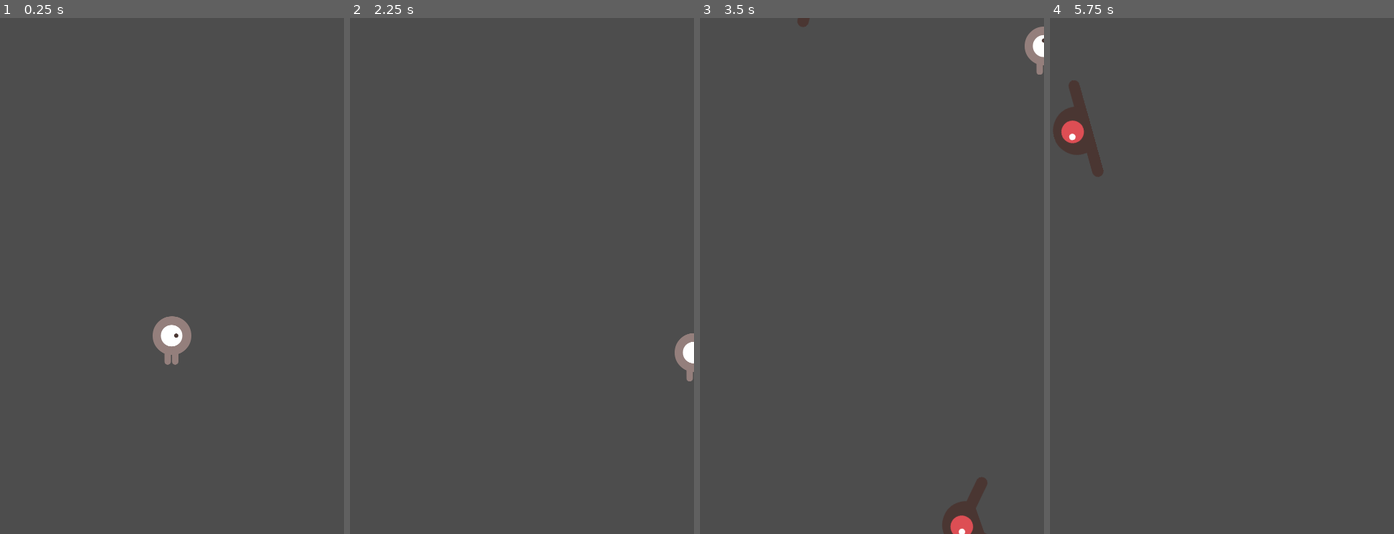
Above: before the commit, frames 1-4 (left to right).
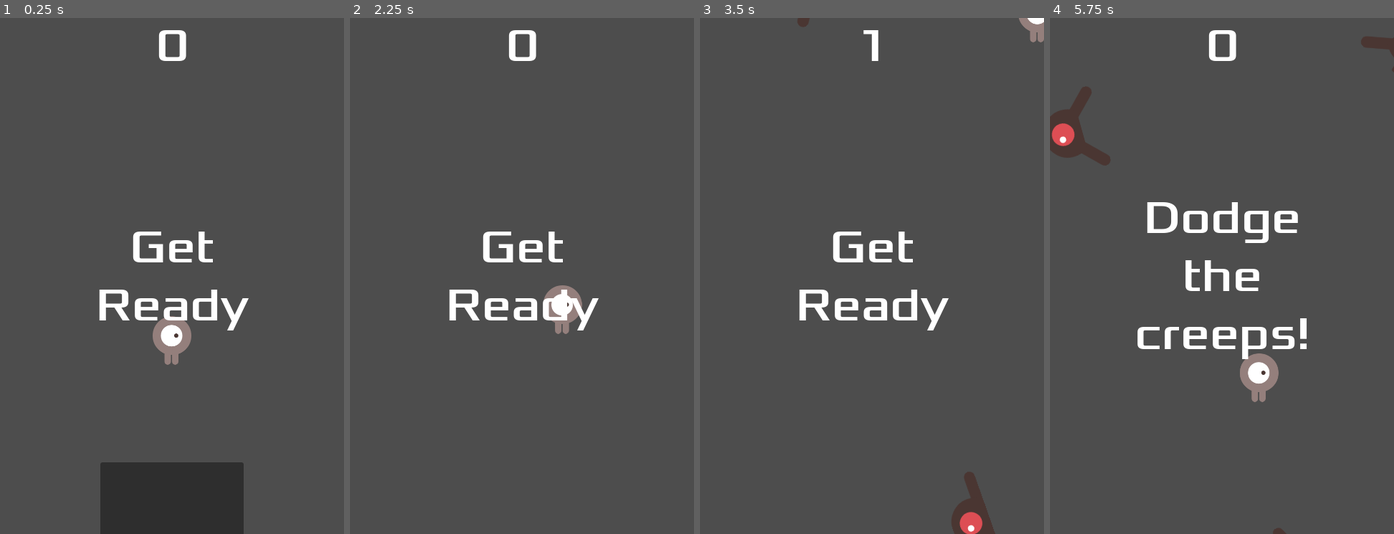
Above: after the commit, the same moments.

Repository: FelipeFik11/PRIMER-JUEGO-2D-GITHUB-
Game: Godot game, scene res://main.tscn
The game is run twice, just before and just after one commit, with the same random seed, the same clock (stepped at 60 frames per second) and the same inputs.
Inputs:
- Up to frame 1 (0.25 s): no input
- Up to frame 2 (2.25 s): tap Enter at 0.5 s; hold Up (move_up) 0.53-1.28 s; hold Right (move_rigth) 0.53-1.28 s; hold Down (move_down) 1.28-2.03 s; tap Right (move_rigth) at 1.35 s; hold Up (move_up) from 2.03 s (still down); hold Right (move_rigth) from 2.03 s (still down)
- Up to frame 3 (3.5 s): keep holding Up (move_up); release Right (move_rigth) at 2.78 s; tap Right (move_rigth) at 2.85 s
- Up to frame 4 (5.75 s): release Up (move_up) at 3.53 s; hold Right (move_rigth) 3.53-4.28 s; hold Left (move_left) 3.53-5.03 s; tap Right (move_rigth) at 4.35 s; hold Down (move_down) from 5.03 s (still down); hold Right (move_rigth) from 5.03 s (still down)

The runs differ from the first frame. In frame 1, 7.9% of the frame differs, in the area x 28-73%, y 2-100%; in frame 2, 2.9%; in frame 3, 3.1%; in frame 4, 5.1%.
Error before the commit: Invalid call. Nonexistent function 'ser_deferred' in base 'CollisionShape2D'. (res://player.gd:46)

Commit message:
Pantalla frontal

Diff:
--- /dev/null
+++ b/hud.gd
@@ -0,0 +1,27 @@
+extends CanvasLayer
+signal start_game
+
+func show_message(text):
+	$Message.text = text
+	$Message.show()
+	$MesseageTimer.start()
+
+func show_game_over():
+	show_message("Game Over")
+	await $MesseageTimer.timeout
+
+	$Message.text = "Dodge the creeps!"
+	$Message.show()
+
+	await get_tree().create_timer(1.0).timeout
+	$StartButton.show()
+
+func _on_start_button_pressed():
+	$StartButton.hide()
+	start_game.emit()
+func _on_message_timer_timeout():
+	$Message.hide()
+
+# Called when the node enters the scene tree for the first time.
+func update_score(score):
+	$ScoreLabel.text = str(score)
--- /dev/null
+++ b/hud.tscn
@@ -0,0 +1,61 @@
+[gd_scene format=3 uid="uid://dp38jep3pwwup"]
+
+[ext_resource type="Script" uid="uid://dr45jmhspwun4" path="res://hud.gd" id="1_64ctp"]
+[ext_resource type="FontFile" uid="uid://bgsfkycwxgajo" path="res://fonts/Xolonium-Regular.ttf" id="2_8sq4i"]
+
+[node name="HUD" type="CanvasLayer" unique_id=2137430523]
+script = ExtResource("1_64ctp")
+
+[node name="ScoreLabel" type="Label" parent="." unique_id=474699651]
+anchors_preset = 5
+anchor_left = 0.5
+anchor_right = 0.5
+offset_left = -22.5
+offset_right = 22.5
+offset_bottom = 78.0
+grow_horizontal = 2
+theme_override_fonts/font = ExtResource("2_8sq4i")
+theme_override_font_sizes/font_size = 64
+text = "0"
+horizontal_alignment = 1
+vertical_alignment = 1
+
+[node name="Message" type="Label" parent="." unique_id=35425808]
+anchors_preset = -1
+anchor_left = 0.49895832
+anchor_top = 0.33333334
+anchor_right = 0.50104165
+anchor_bottom = 0.6666667
+offset_top = 40.5
+offset_bottom = -40.5
+grow_horizontal = 2
+grow_vertical = 2
+theme_override_fonts/font = ExtResource("2_8sq4i")
+theme_override_font_sizes/font_size = 64
+text = "dodge the creeps!"
+horizontal_alignment = 1
+vertical_alignment = 1
+autowrap_mode = 2
+metadata/_edit_use_anchors_ = true
+
+[node name="StartButton" type="Button" parent="." unique_id=2047299830]
+anchors_preset = 7
+anchor_left = 0.5
+anchor_top = 1.0
+anchor_right = 0.5
+anchor_bottom = 1.0
+offset_left = -100.0
+offset_top = -100.0
+offset_right = 100.0
+offset_bottom = 480.0
+grow_horizontal = 2
+grow_vertical = 0
+theme_override_fonts/font = ExtResource("2_8sq4i")
+theme_override_font_sizes/font_size = 64
+text = "0"
+
+[node name="MesseageTimer" type="Timer" parent="." unique_id=1375945029]
+wait_time = 2.0
+one_shot = true
+
+[connection signal="timeout" from="MesseageTimer" to="." method="_on_start_button_pressed"]
--- a/main.gd
+++ b/main.gd
@@ -10,10 +10,13 @@
 func Game_Over():
 	$ScoreTimer.stop()
 	$MobTimer.stop()
+	$HUD.show_game_over()
 func new_game():
 	score = 0
 	$Player.start($StartPosition.position)
 	$StartTimer.start()
+	$HUD.update_score(score)
+	$HUD.show_message("Get Ready")
 
 func _on_mob_timer_timeout():
 	# Create a new instance of the Mob scene.
@@ -39,6 +42,7 @@
 
 func _on_score_timer_timeout():
 	score += 1
+	$HUD.update_score(score)
 
 
 func _on_start_timer_timeout():
--- a/main.tscn
+++ b/main.tscn
@@ -3,6 +3,7 @@
 [ext_resource type="Script" uid="uid://bnhbf2jcfnq8o" path="res://main.gd" id="1_h2yge"]
 [ext_resource type="PackedScene" uid="uid://o6bvxumwmxs6" path="res://mob.tscn" id="2_1bvp3"]
 [ext_resource type="PackedScene" uid="uid://dnemqj3sro7oh" path="res://player.tscn" id="3_lquwl"]
+[ext_resource type="PackedScene" uid="uid://dp38jep3pwwup" path="res://hud.tscn" id="4_1bvp3"]
 
 [sub_resource type="Curve2D" id="Curve2D_h2yge"]
 _data = {
@@ -33,7 +34,10 @@
 
 [node name="MobSpawnLocation" type="PathFollow2D" parent="MobPath" unique_id=829467137]
 
+[node name="HUD" parent="." unique_id=2137430523 instance=ExtResource("4_1bvp3")]
+
 [connection signal="hit" from="Player" to="." method="Game_Over"]
 [connection signal="timeout" from="MobTimer" to="." method="_on_mob_timer_timeout"]
 [connection signal="timeout" from="ScoreTimer" to="." method="_on_score_timer_timeout"]
 [connection signal="timeout" from="StartTimer" to="." method="_on_start_timer_timeout"]
+[connection signal="start_game" from="HUD" to="." method="new_game"]
--- a/mob.tscn
+++ b/mob.tscn
@@ -19,7 +19,7 @@
 }],
 "loop": true,
 "name": &"fly",
-"speed": 5.0
+"speed": 3.0
 }, {
 "frames": [{
 "duration": 1.0,
@@ -30,7 +30,7 @@
 }],
 "loop": true,
 "name": &"swim",
-"speed": 5.0
+"speed": 3.0
 }, {
 "frames": [{
 "duration": 1.0,
@@ -45,9 +45,10 @@
 }]
 
 [sub_resource type="CircleShape2D" id="CircleShape2D_jbnni"]
-radius = 41.04875
+radius = 33.01515
 
 [node name="MOB" type="RigidBody2D" unique_id=991204704]
+position = Vector2(1, 1)
 collision_mask = 0
 gravity_scale = 0.0
 script = ExtResource("1_1qmh0")
@@ -56,7 +57,7 @@
 [node name="AnimatedSprite2D" type="AnimatedSprite2D" parent="." unique_id=858582692]
 scale = Vector2(0.75, 0.75)
 sprite_frames = SubResource("SpriteFrames_pcqmr")
-animation = &"fly"
+animation = &"swim"
 
 [node name="CollisionShape2D" type="CollisionShape2D" parent="." unique_id=1049465149]
 rotation = 1.5707964
--- a/player.gd
+++ b/player.gd
@@ -5,28 +5,27 @@
 
 # Called when the node enters the scene tree for the first time.
 func _ready() :
+	screen_size = get_viewport_rect().size
 	hide()
-	screen_size = get_viewport_rect().size
 
 
 # Called every frame. 'delta' is the elapsed time since the previous frame.
 func _process(delta):
 	var velocity= Vector2.ZERO
 	if Input.is_action_pressed("move_rigth"):
-		velocity.x +=1
+		velocity.x += 1
 	if Input.is_action_pressed("move_left"):
-		velocity.x -=1
+		velocity.x -= 1
 	if Input.is_action_pressed("move_down"):
-		velocity.y +=1
+		velocity.y += 1
 	if Input.is_action_pressed("move_up"):
-		velocity.y -=1
+		velocity.y -= 1
 	if velocity.length()> 0:
 		velocity = velocity.normalized() * speed
 		$AnimatedSprite2D.play()
 	else:
 		$AnimatedSprite2D.stop()
-	position += velocity * delta
-	position = position.clamp(Vector2.ZERO, screen_size)
+
 	if velocity.x !=0:
 		$AnimatedSprite2D.animation = "caminar"
 		$AnimatedSprite2D.flip_v = false
@@ -38,12 +37,18 @@
 
 
 
+	position += velocity * delta
+	position = position.clamp(Vector2.ZERO, screen_size)
+
+
+
 
 
 func _on_body_entered(_body):
 	hide()
 	hit.emit()
-	$CollisionShape2D.ser_deferred("disabled", true)
+	$CollisionShape2D.set_deferred("disabled", true)
+
 func start(pos):
 	position = pos
 	show()
--- a/player.tscn
+++ b/player.tscn
@@ -36,6 +36,7 @@
 height = 72.0
 
 [node name="Player" type="Area2D" unique_id=594362209]
+position = Vector2(1, 4)
 script = ExtResource("1_sweqy")
 metadata/_edit_group_ = true
 
Not shown, added: hud.gd.uid
